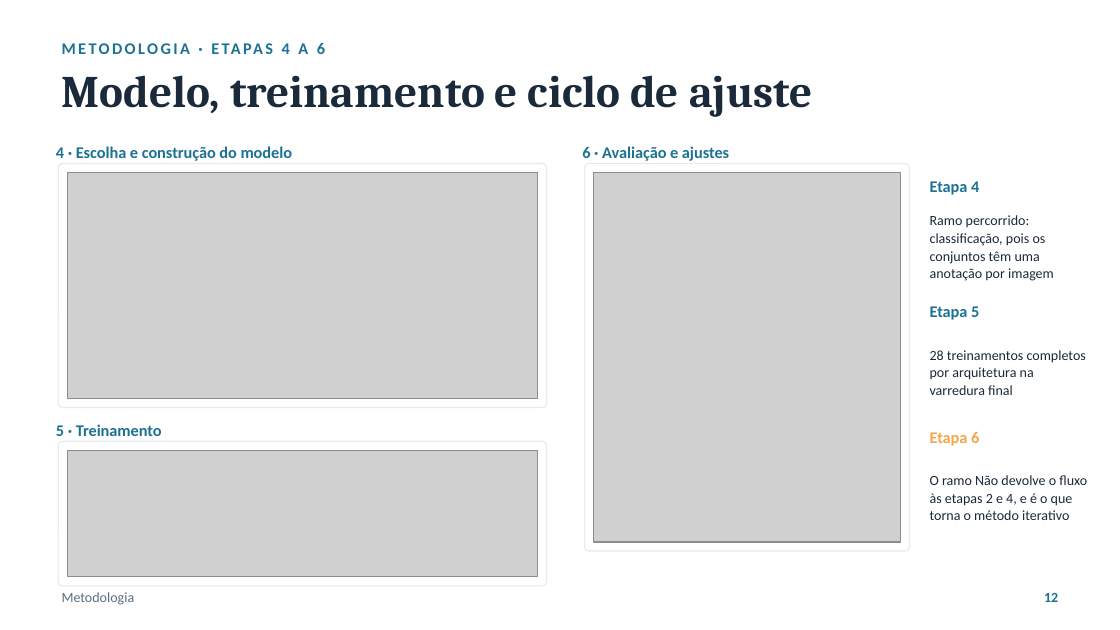
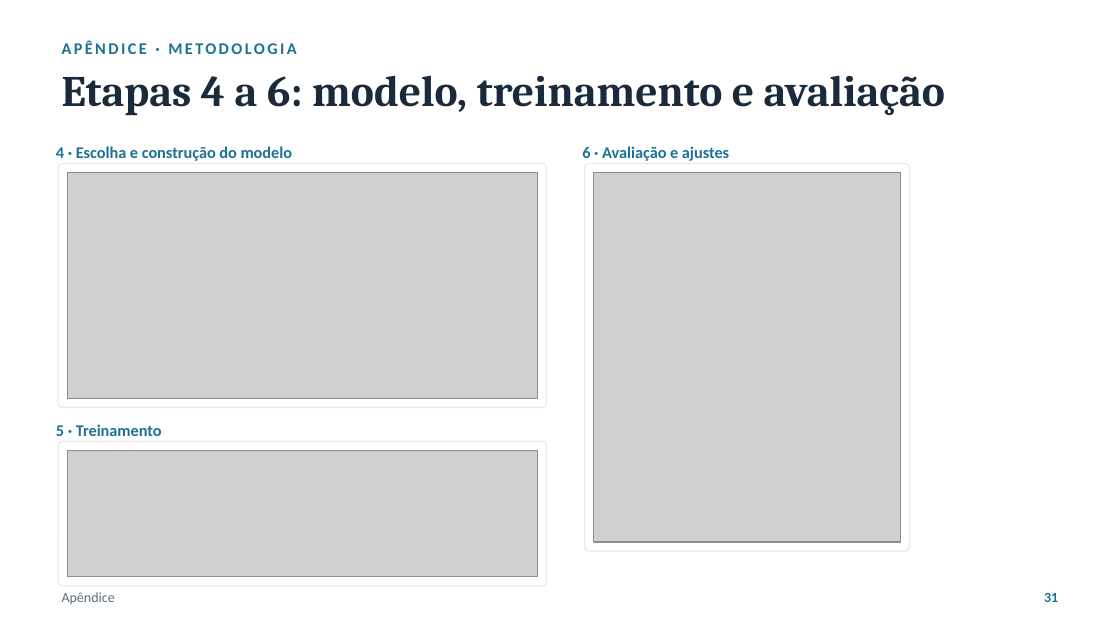
Before and after one commit to luanws/masters-thesis, a slide deck: slide 31 of presentation/defesa.pptx (slide 12 before the commit). Drawn at 1120x630 pixels with LibreOffice and Linux fonts; fonts in the diff are those of the drawing; grey boxes stand for pictures. Boxes give left, top, right and bottom in pixels: in the first picture for what was removed or moved away, otherwise in the second. Text is boxed around its words. In the diff, an @@ line names an element or a change of style, - is before the commit and + after.

```diff
--- a/presentation/defesa.pptx
+++ b/presentation/defesa.pptx
@@ text at bbox=[62, 41, 296, 54]: text changed @@
-METODOLOGIA · ETAPAS 4 A 6
+APÊNDICE · METODOLOGIA
@@ text at bbox=[62, 75, 945, 116]: text changed; size 29 to 28 pt @@
-Modelo, treinamento e ciclo de ajuste
+Etapas 4 a 6: modelo, treinamento e avaliação
@@ text removed at bbox=[930, 181, 979, 195] @@
-Etapa 4
@@ text removed at bbox=[930, 215, 1054, 281] @@
-Ramo percorrido: classificação, pois os conjuntos têm uma anotação por imagem
@@ text removed at bbox=[930, 306, 979, 320] @@
-Etapa 5
@@ text removed at bbox=[930, 350, 1086, 395] @@
-28 treinamentos completos por arquitetura na varredura final
@@ text removed at bbox=[930, 432, 979, 446] @@
-Etapa 6
@@ text removed at bbox=[930, 475, 1087, 520] @@
-O ramo Não devolve o fluxo às etapas 2 e 4, e é o que torna o método iterativo
@@ text removed at bbox=[62, 592, 135, 605] @@
-Metodologia
@@ text added at bbox=[62, 592, 115, 604], 9 pt, text #5C6F80 @@
+Apêndice
@@ text removed at bbox=[1044, 593, 1058, 602] @@
-12
@@ text added at bbox=[1044, 593, 1058, 602], 9 pt, text #1C7293, bold @@
+31
```
Also in this commit, not shown: 15 other slides changed, 19 slides added, 14 slides removed, 27 other files.
